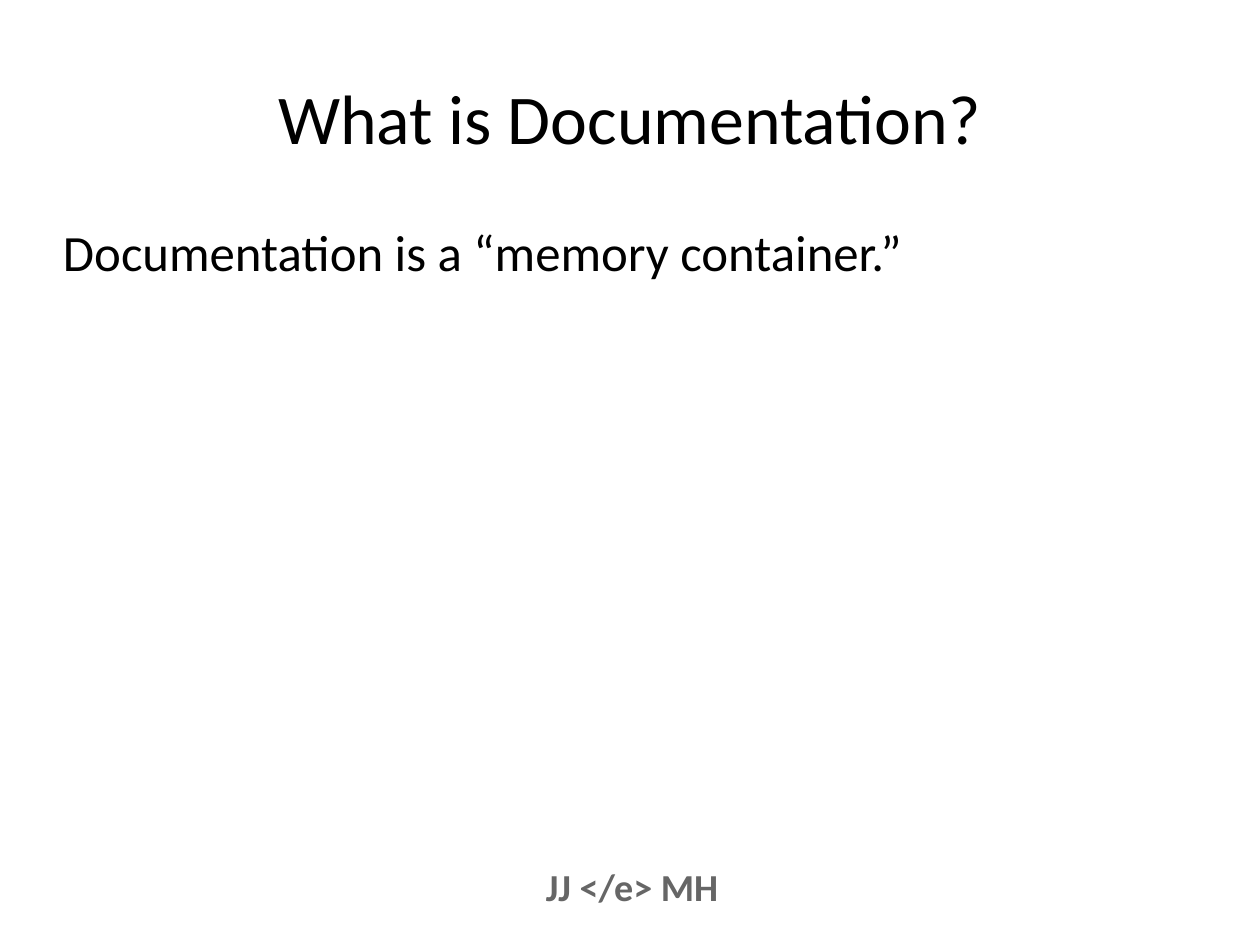
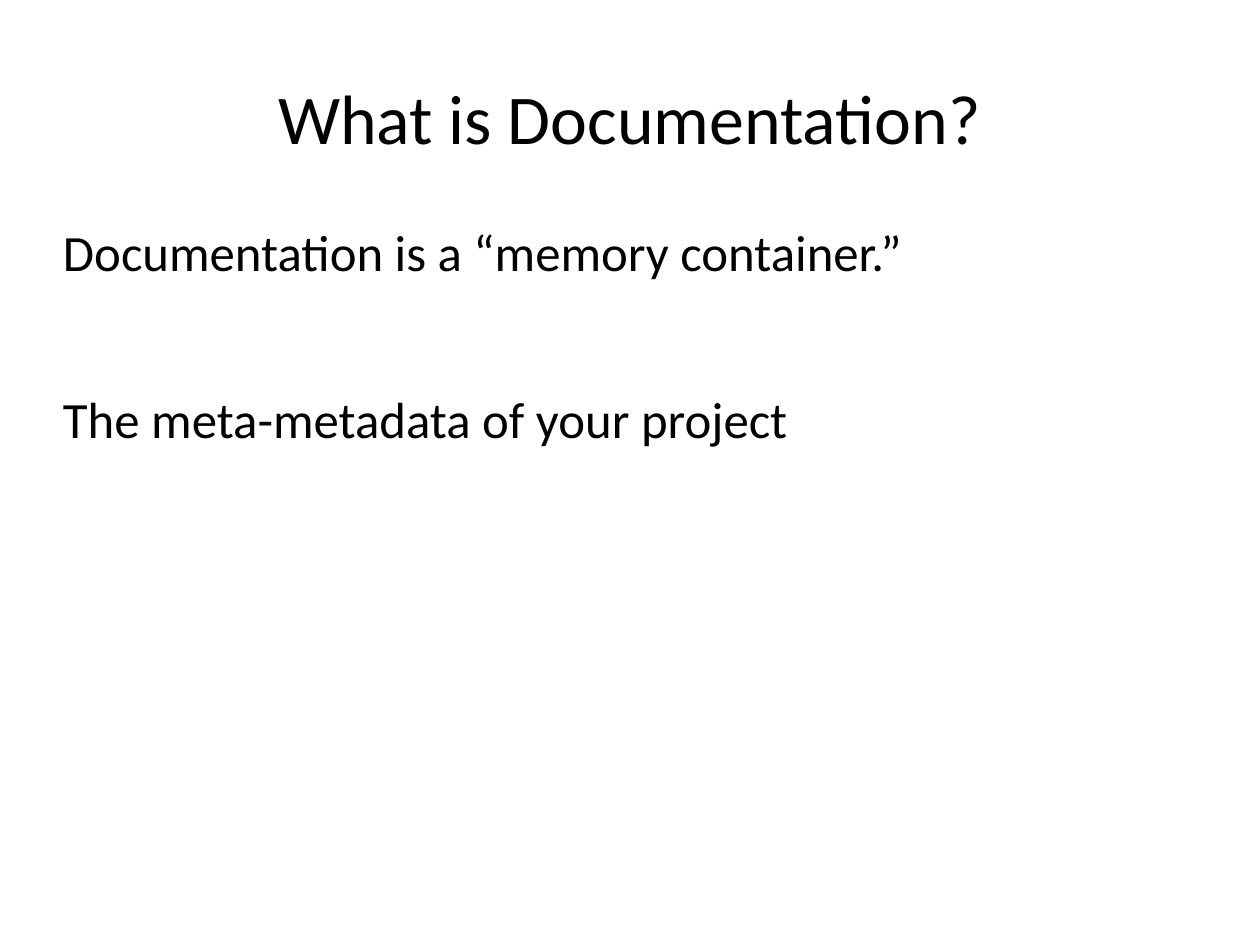
Before and after one commit to projectEndings/Endings, a slide deck: slide 2 of presentations/dhsi2019/documentation.odp. Drawn at 1260x945 pixels with LibreOffice and Linux fonts; fonts in the diff are those of the drawing. Boxes give left, top, right and bottom in pixels: in the first picture for what was removed or moved away, otherwise in the second. Text is boxed around its words. In the diff, an @@ line names an element or a change of style, - is before the commit and + after.

Commit message:
Updated documentation slides

```diff
--- a/presentations/dhsi2019/documentation.odp
+++ b/presentations/dhsi2019/documentation.odp
@@ text at [63,402,787,447]: paragraph added @@
+The meta-metadata of your project
@@ text removed at [546,874,718,903] @@
-JJ </e> MH
```
Also in this commit, not shown: 10 other slides changed, 23 slides added, 10 slides removed.
